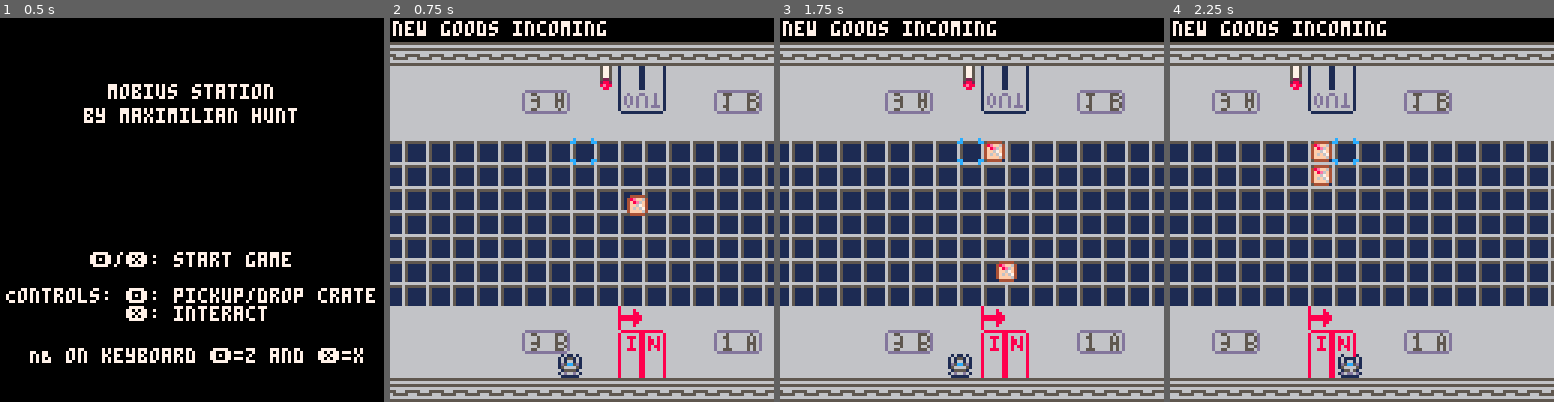
Above: before the commit, frames 1-4 (left to right).
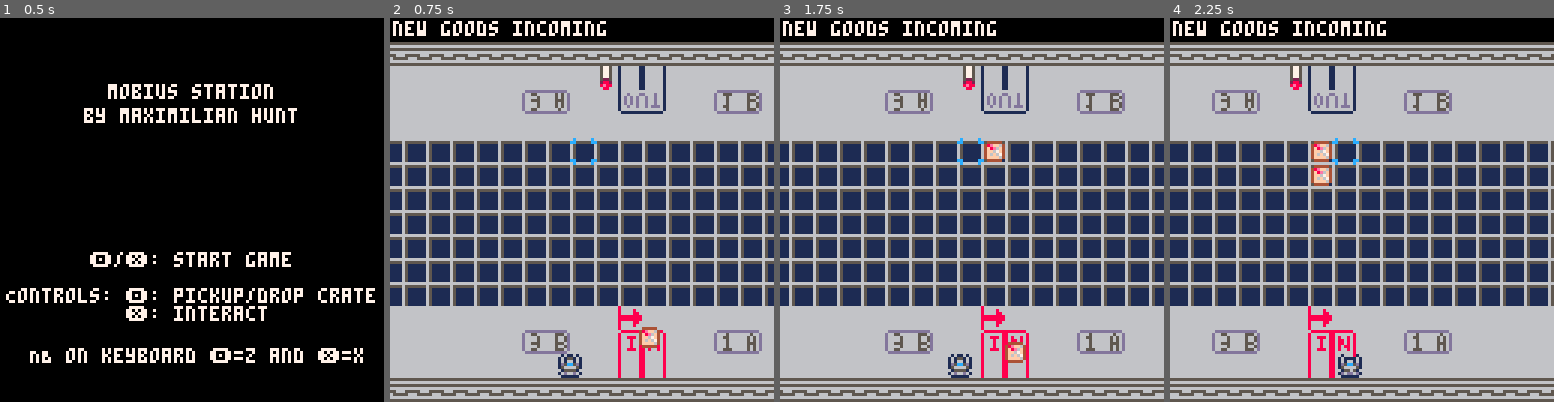
Above: after the commit, the same moments.

Repository: m-r-hunt/Pico-8-Carts
Game: PICO-8 cartridge mobius.p8
The game is run twice, just before and just after one commit, with the same random seed, the same clock (stepped at 60 frames per second) and the same inputs.
Inputs:
- Up to frame 1 (0.5 s): tap X (X key) at 0.33 s
- Up to frame 2 (0.75 s): tap O (Z key) at 0.7 s
- Up to frame 3 (1.75 s): tap X (X key) at 1.07 s; hold Right from 1.6 s (still down); tap O (Z key) at 1.7 s
- Up to frame 4 (2.25 s): tap X (X key) at 1.85 s; release Right at 2.1 s; tap O (Z key) at 2.1 s; hold Up from 2.15 s (still down)

Frame 1 is identical in both runs. In frame 2, 0.5% of the frame differs, in the area x 61-71%, y 46-86%; in frame 3, 0.5%; in frame 4, nothing differs.

Commit message:
Cap crate speed

Diff:
--- a/mobius.p8
+++ b/mobius.p8
@@ -7,8 +7,6 @@
 
 --todo
 
---day summary screen
---cap crate speed
 
 --done
 --multi delivery
@@ -20,6 +18,8 @@
 --banners/transitions between states
 --reconceptualize crate management as push/pull
 --redraw crates as nicer icons
+--day summary screen
+--cap crate speed
 
 -->8
 --core
@@ -230,11 +230,19 @@
 	end
 end
 
+max_crate_speed=5
 function update_crates()
 	for _,c in pairs(crates) do
 		local tx,ty=get_crate_target_pos(c)
-		c.x=c.x+(tx-c.x)/2
-		c.y=c.y+(ty-c.y)/2
+		local dx=(tx-c.x)/2
+		local dy=(ty-c.y)/2
+		local dist=sqrt(dx^2+dy^2)
+		if dist>0 and dist>max_crate_speed then
+			dx=dx/dist*max_crate_speed
+			dy=dy/dist*max_crate_speed
+		end
+		c.x+=dx
+		c.y+=dy
 		if abs(c.x-tx)<0.1 and abs(c.y-ty)<0.1 then
 			c.x=tx
 			c.y=ty
